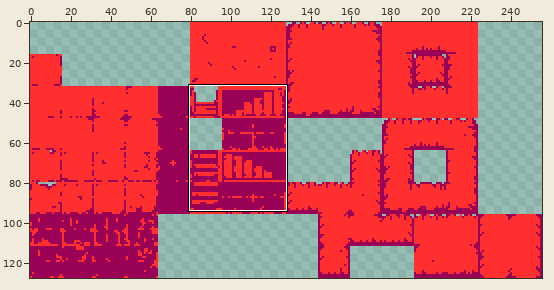
Edited in one commit: sprite sheet (sprites/tileset.png). Above, an overview of the earlier version with the close-up marked.
Close-up. Before:
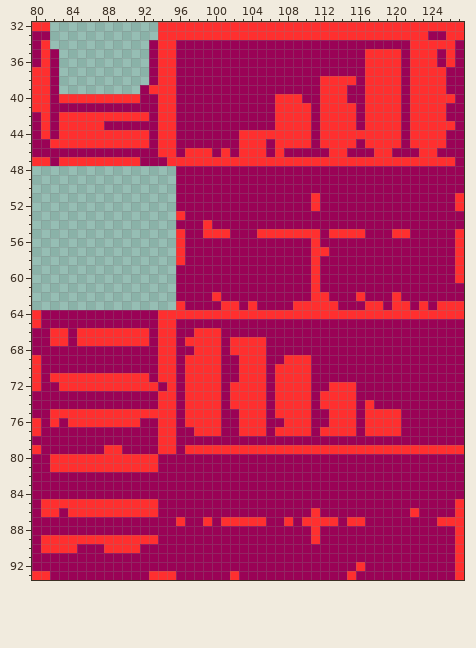
The file is 256x128 pixels. Shown: x 80..127, y 32..93.
The same view after the edit:
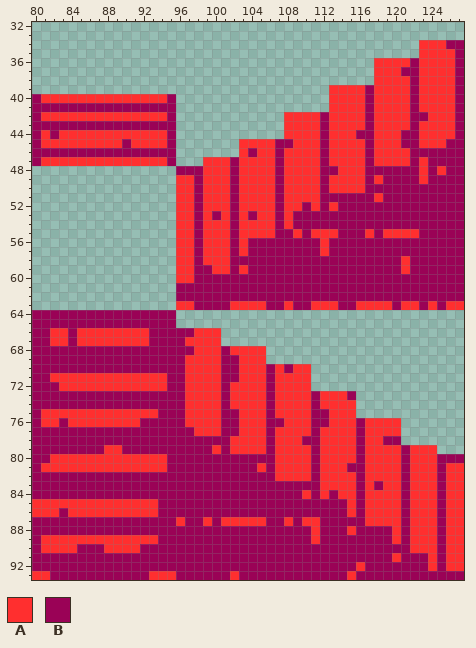
Palette (. is transparent): A #ff2f2f  B #9a0256
Commit: Changed stair texture in tilemap
From old to new:
Changed rows in their new state; - is an unchanged pixel.
first column x 80:
32 ..------------..................................
33 ..------------..................................
34 ..-----------..............................---B-
35 ...----------..............................--A--
36 ...----------.........................---AB--A--
37 ...----------.........................----B---A-
38 ...----------.........................---AB---A-
39 ...---------.....................--AAB---AB---A-
40 B-A---------AA-B.................--AAB---AB-----
41 BB------------BB.................---AB---AB---A-
42 --A----------A-B............---AB---AB---ABB--A-
43 -B-BBBBB------BB............---AB---AB---AB-----
44 -------------A-B............---AB---BB----B---A-
45 -A--------B--A-B.......---ABB--AB---AB----B-----
46 --------------BB.......-B-ABAAAA---AA---AA-BB---
47 B-A---------AAAB...---B----B----B----B----B-BBB-
48 -------------------AAA-AAAA-AAAA--AAA------A-A--
49 ----------------AA-AAA-AAAA-AAAA-AAAA-A----A----
50 ----------------AA-AAA-AAAA-AAAA-AAAA-----------
51 ----------------AA-AAA-AAAA-AAA-------A--------B
52 ----------------AA-AAA-AAAA-AA---A-------------B
53 -----------------A-A-A-A-AA-A-------------------
54 ----------------AA--AA-AAAA-A-------------------
55 -----------------A-----AA--BB-B-A-BBBA-A--A----B
56 -----------------A-AAA-A-------BA--------------B
57 -----------------A-AAA-A-------B---------------B
58 -----------------A-AAA---------B---------A-----B
59 ----------------AA--AA-A-------B---------A-----B
60 ----------------AA-------------B---------------B
61 -------------------------------B----------------
62 --------------------B----------BB---B---B-------
63 -----------------A---B-A-A--ABB-----A--AB-ABAB--
64 B-------------BB................................
65 B-------------BB................................
66 --------------BB-----...........................
67 --------------BB-----...........................
68 --------------BB----------......................
69 B-------------BB----------......................
70 B-------------BB------------B--.................
71 B------------A-B---------------.................
72 B-------------AB---------------.................
73 --------------BB-------------------B............
74 --------------BB--------------------............
75 -A------------BB--------------------............
76 BA------------BB-------------------------.......
77 B-------------BB-------------------------.......
78 --------------BB------AAAA-AAA--AAAA-AA--.......
79 B-------------BB-BBB-B----B----B----B----B---...
80 --------------A------------AAAA-AAAA-AAAA-AAA---
81 -A------------A----------A-AAAA-AAA--AAAA-AAA-AA
82 ---------------------------AAAA-AAAA-AAAA-AAA-AA
83 --------------------------------AAAA-A-AA-AAA-AA
84 ------------------------------A-A-AA-AAAA-AAA-AA
85 A----------------------------------A-AAAA-AAA-A-
86 A------------------------------B---A-AAAA--AA-A-
87 --------------------------------BB-BBAAAA-AAAB--
88 -----------------------------------A----A-AAA-A-
89 ----------------------------------------A-AAA-A-
90 ------------------------------------------AAA-A-
91 ----------------------------------------A---A-A-
92 --------------------------------------------A-A-
93 -----------------------------------------------B
Boxes around the changes in both close-ups, in picture pixels (x1, y1, x2, y2):
changed: (32, 22, 464, 580)
